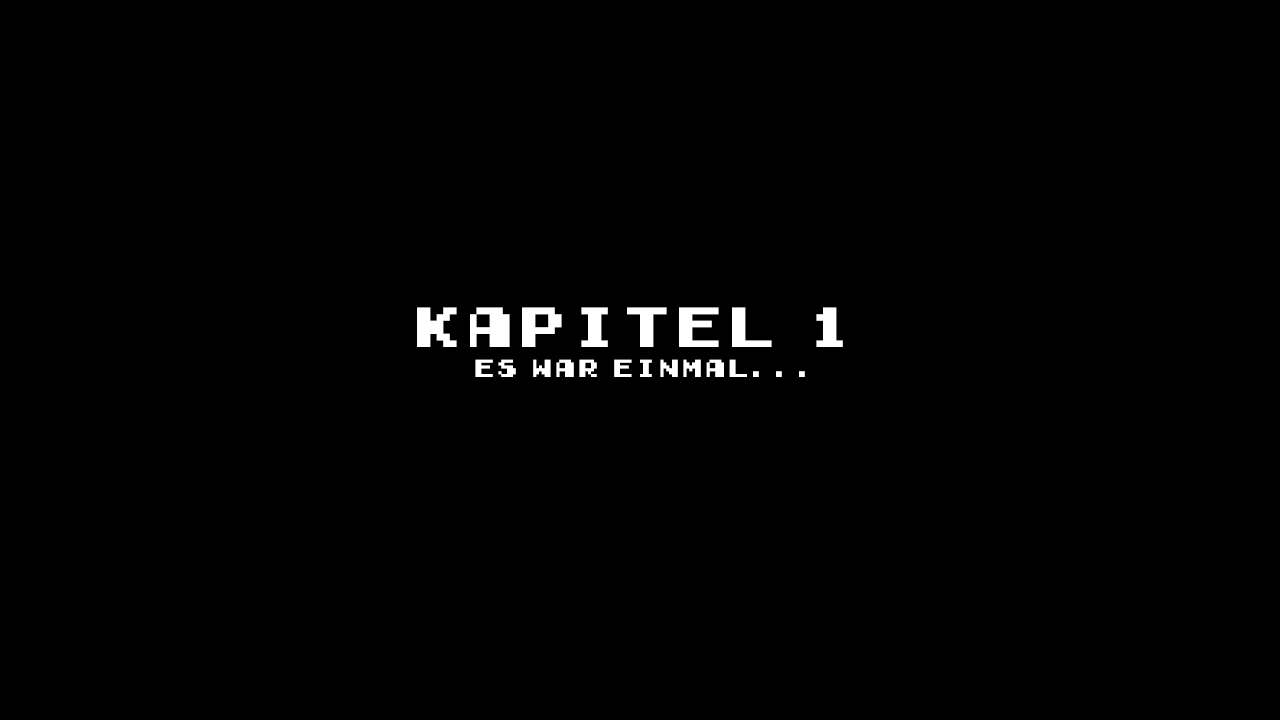
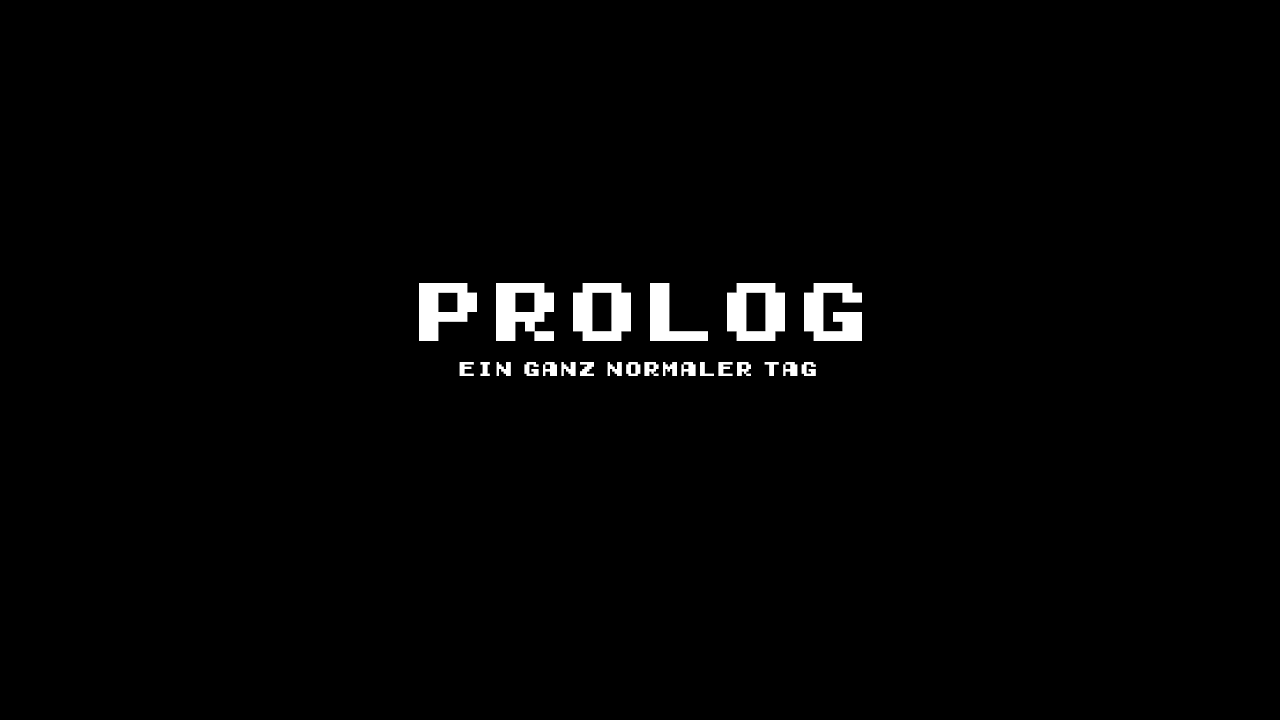
The second 1280px x 720px image is a revision of the first. Changes to its layers:
renamed "Es war einmal..." to "Ein ganz normaler Tag", painted on it over (x1=459, y1=359, x2=816, y2=377)
renamed "KAPITEL 1" to "PROLOG", painted on it over (x1=417, y1=283, x2=862, y2=347)
